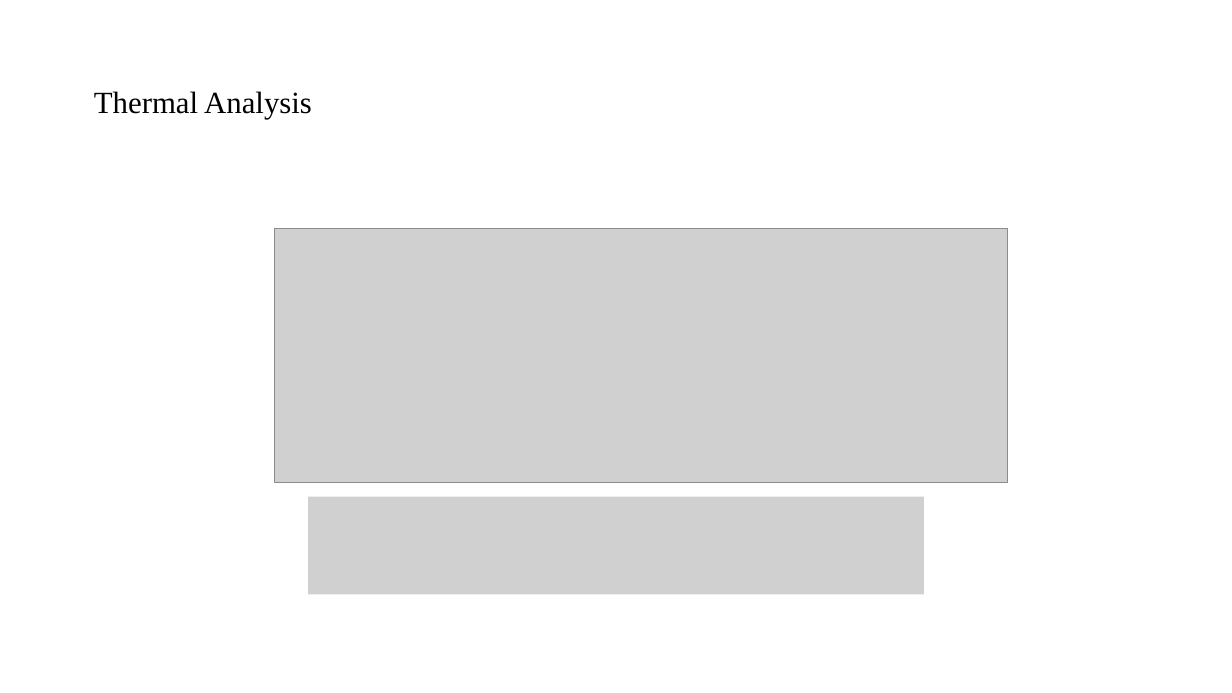
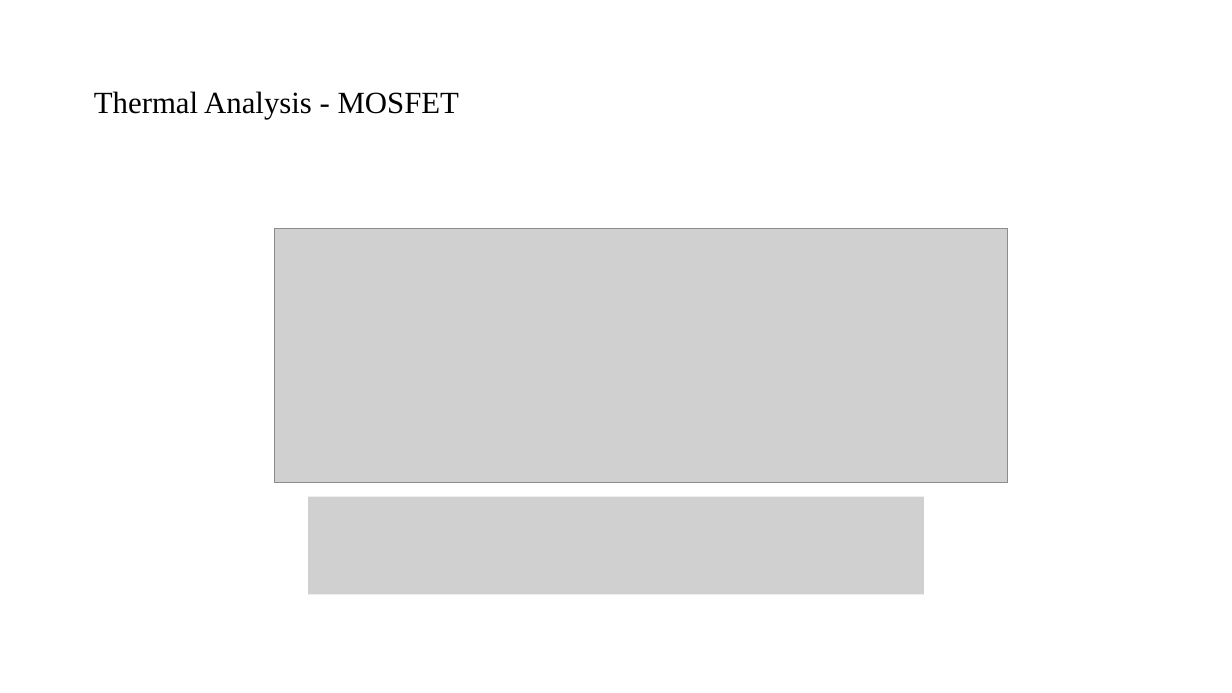
Before and after one commit to mustafayildz/EE464-Term-Project-, a slide deck: slide 30 of EE464_Proje_Sunu.pptx. Drawn at 1232x693 pixels with LibreOffice and Linux fonts; fonts in the diff are those of the drawing; grey boxes stand for pictures. Boxes give left, top, right and bottom in pixels: in the first picture for what was removed or moved away, otherwise in the second. Text is boxed around its words. In the diff, an @@ line names an element or a change of style, - is before the commit and + after.

```diff
--- a/EE464_Proje_Sunu.pptx
+++ b/EE464_Proje_Sunu.pptx
@@ title at (94, 91, 459, 119): text changed @@
-Thermal Analysis
+Thermal Analysis - MOSFET
```
Also in this commit, not shown: 1 slide removed.
